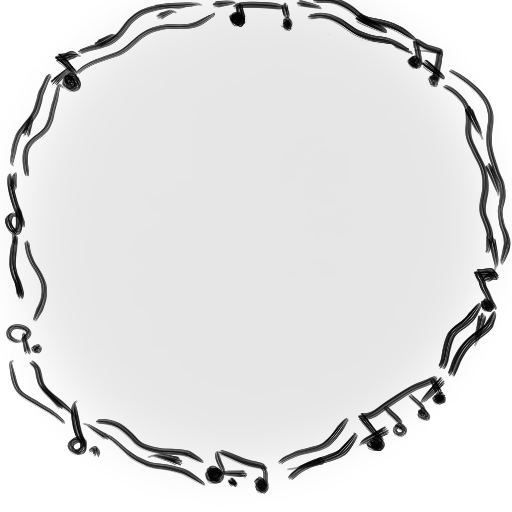
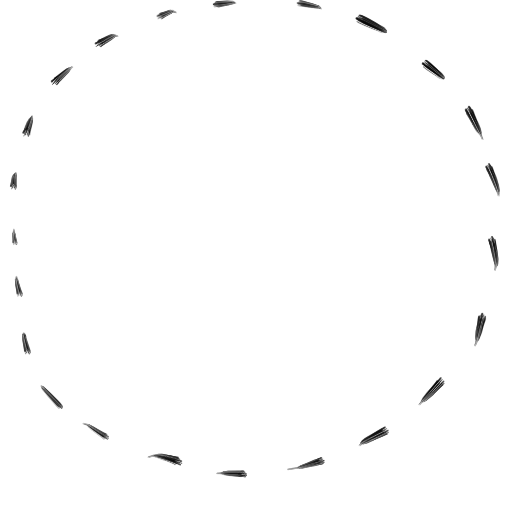
Two versions of the same layered image (512×512). Layer-by-layer changes:
hid "Paint Layer 2" over [0, 0, 512, 494]
hid "Copy of Paint Layer 3" over [0, 0, 512, 494]
